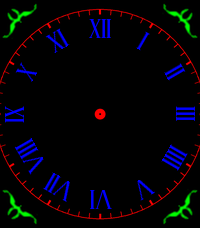
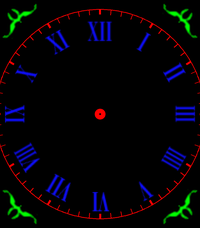
Layered file, before and after one edit (200×228). Changes by layer:
painted on "numerals rotated", unmasked it over [4, 19, 196, 212]
